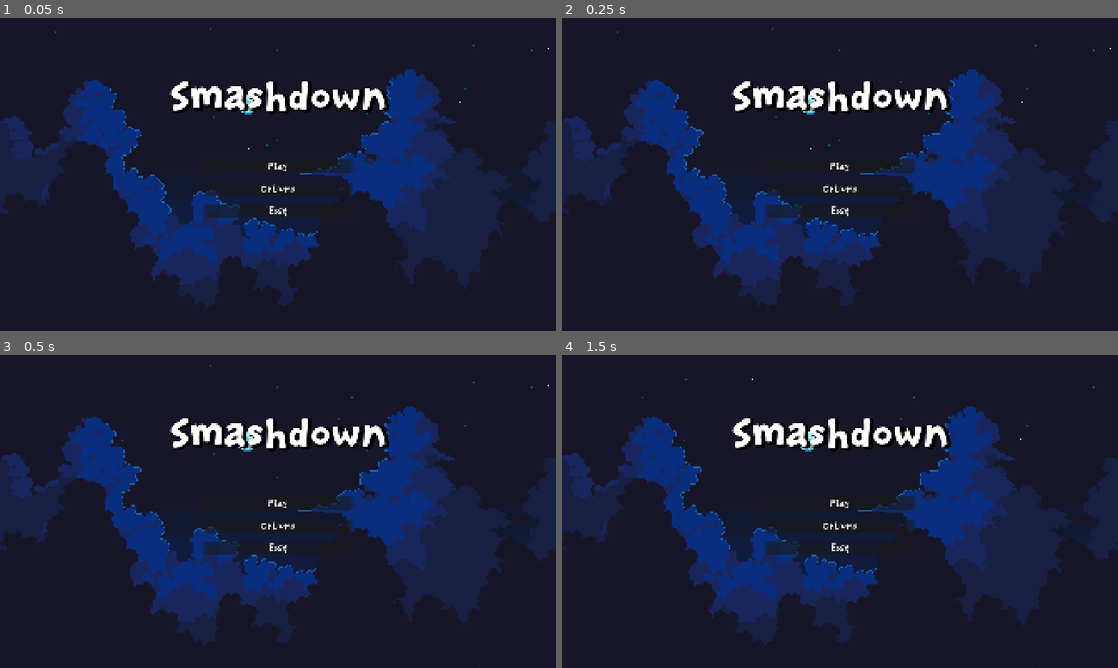
Above: before the commit, frames 1-4 (two rows, left to right).
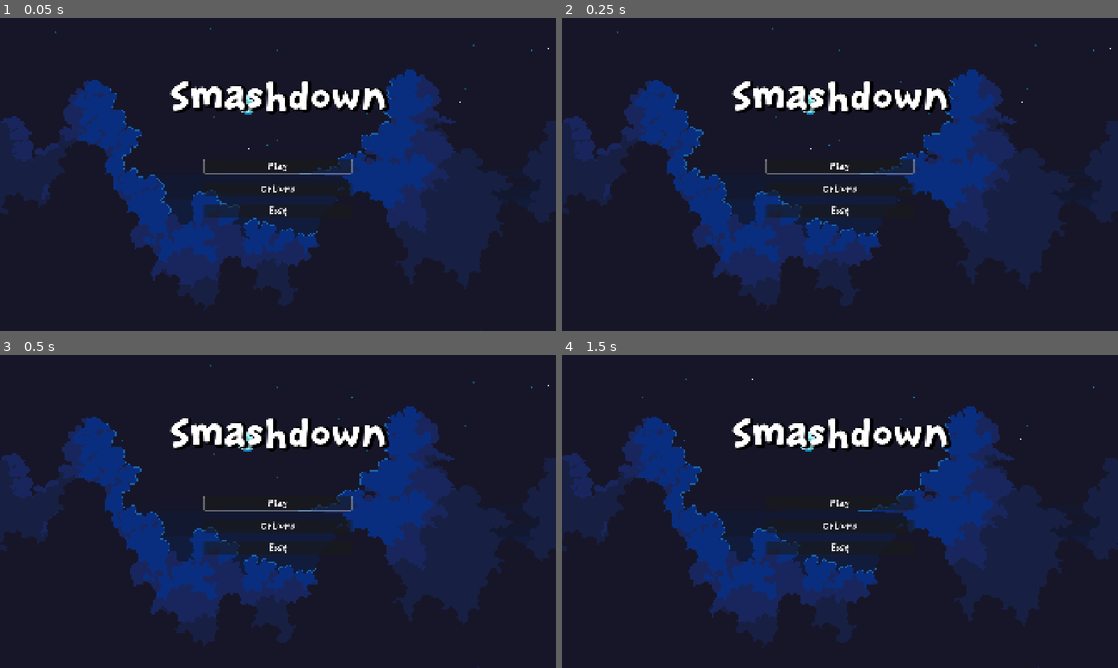
Above: after the commit, the same moments.

Repository: BoppleOpple/beat-the-clock
Game: Godot game, scene res://ui/main_menu/main_menu.tscn
The game is run twice, just before and just after one commit, with the same random seed, the same clock (stepped at 60 frames per second) and the same inputs.
Inputs:
- Up to frame 1 (0.05 s): no input
- Up to frame 2 (0.25 s): no input
- Up to frame 3 (0.5 s): no input
- Up to frame 4 (1.5 s): click "Options" at 0.5 s; click "Back" at 1.25 s

The runs differ from the first frame. In frame 1, 0.1% of the frame differs, in the area x 36-64%, y 45-50%; in frame 2, 0.1%; in frame 3, 0.1%; in frame 4, nothing differs.

Commit message:
Added Controller Support TM
Controller Works for Player Controls
- Menus a little borked, but next push should resolve.

Diff:
--- a/player/player.gd
+++ b/player/player.gd
@@ -32,6 +32,8 @@
 
 const PARRY_PARTICLE_DISTANCE: float = 25
 
+const JOYSTICK_DEADZONE: float = 0.2
+
 ###########
 # GLOBALS #
 ###########
@@ -40,6 +42,8 @@
 var is_slashable: bool = true
 var is_on_ground: bool = false
 var is_mid_jump: bool = false
+enum InputDevice { KEYBOARD_MOUSE, CONTROLLER }
+var current_device := InputDevice.KEYBOARD_MOUSE
 
 ###########
 # METHODS #
@@ -53,10 +57,8 @@
 func _physics_process(delta: float) -> void:
 	# get direction from input
 	var input_x: float = 0
-	if Input.is_action_pressed("gameplay_left"):
-		input_x -= 1
-	if Input.is_action_pressed("gameplay_right"):
-		input_x += 1
+	input_x = Input.get_axis("gameplay_left", "gameplay_right")
+
 
 	# scale the force based on current speed + direction (increase turnaround time)
 	var input_dir: float = sign(input_x)
@@ -125,18 +127,18 @@
 
 func _perform_dash() -> void:
 	self.linear_velocity = Vector2()
-	self.set_axis_velocity(get_mouse_direction() * DASH_VELOCITY_SCALE)
+	self.set_axis_velocity(get_aim_direction() * DASH_VELOCITY_SCALE)
 
 func _throw_grenade() -> void:
 	var pos: Vector2 = $GrenadeAnchor.global_position
-	var vel: Vector2 = get_mouse_direction() * GRENADE_VELOCITY_SCALE
+	var vel: Vector2 = get_aim_direction() * GRENADE_VELOCITY_SCALE
 
 	vel += self.linear_velocity
 
 	emit_signal("throw_grenade", pos, vel)
 
 func _slash() -> void:
-	var sword_rotation = get_mouse_direction().angle() - self.rotation
+	var sword_rotation = get_aim_direction().angle() - self.rotation
 
 	$SwordAnchor.position = Vector2.from_angle(sword_rotation) * SWORD_POMMEL_DISTANCE
 	$SwordAnchor.rotation = sword_rotation
@@ -163,8 +165,20 @@
 		$ParryParticles.rotation = parry_rotation
 		$ParryParticles.emitting = true
 
-func get_mouse_direction() -> Vector2:
-	return (get_global_mouse_position() - self.position).normalized()
+func get_aim_direction() -> Vector2:
+	if current_device == InputDevice.CONTROLLER:
+		Input.mouse_mode = Input.MOUSE_MODE_HIDDEN
+		var vector = Input.get_vector("gameplay_aim_left", "gameplay_aim_right", "gameplay_aim_up", "gameplay_aim_down")
+		if vector.length() > JOYSTICK_DEADZONE:
+			return vector.normalized()
+		else:
+			vector = Input.get_vector("gameplay_left", "gameplay_right", "gameplay_up", "gameplay_down")
+			if vector.length() > JOYSTICK_DEADZONE:
+				return vector.normalized()
+			return Vector2.ZERO
+	else:
+		Input.mouse_mode = Input.MOUSE_MODE_VISIBLE
+		return (get_global_mouse_position() - self.position).normalized()
 
 func _handle_mod_timer(time: float) -> void:
 	var label = Label.new()
@@ -193,6 +207,11 @@
 	opacity_tween.tween_property(label, "modulate:a", 0.0, 1.0)
 	opacity_tween.tween_callback(label.queue_free)
 
+func _input(event: InputEvent) -> void:
+	if event is InputEventMouseMotion or event is InputEventMouseButton:
+		current_device = InputDevice.KEYBOARD_MOUSE
+	elif event is InputEventJoypadMotion or event is InputEventJoypadButton:
+		current_device = InputDevice.CONTROLLER
 
 ####################
 # INCOMING SIGNALS #
--- a/project.godot
+++ b/project.godot
@@ -32,6 +32,63 @@
 
 [input]
 
+ui_accept={
+"deadzone": 0.5,
+"events": [Object(InputEventKey,"resource_local_to_scene":false,"resource_name":"","device":16,"window_id":0,"alt_pressed":false,"shift_pressed":false,"ctrl_pressed":false,"meta_pressed":false,"pressed":false,"keycode":4194309,"physical_keycode":0,"key_label":0,"unicode":0,"location":0,"echo":false,"script":null)
+, Object(InputEventKey,"resource_local_to_scene":false,"resource_name":"","device":16,"window_id":0,"alt_pressed":false,"shift_pressed":false,"ctrl_pressed":false,"meta_pressed":false,"pressed":false,"keycode":4194310,"physical_keycode":0,"key_label":0,"unicode":0,"location":0,"echo":false,"script":null)
+, Object(InputEventKey,"resource_local_to_scene":false,"resource_name":"","device":16,"window_id":0,"alt_pressed":false,"shift_pressed":false,"ctrl_pressed":false,"meta_pressed":false,"pressed":false,"keycode":32,"physical_keycode":0,"key_label":0,"unicode":32,"location":0,"echo":false,"script":null)
+, Object(InputEventJoypadButton,"resource_local_to_scene":false,"resource_name":"","device":-1,"button_index":0,"pressure":0.0,"pressed":true,"script":null)
+]
+}
+ui_select={
+"deadzone": 0.5,
+"events": [Object(InputEventJoypadButton,"resource_local_to_scene":false,"resource_name":"","device":-1,"button_index":3,"pressure":0.0,"pressed":true,"script":null)
+, Object(InputEventKey,"resource_local_to_scene":false,"resource_name":"","device":16,"window_id":0,"alt_pressed":false,"shift_pressed":false,"ctrl_pressed":false,"meta_pressed":false,"pressed":false,"keycode":32,"physical_keycode":0,"key_label":0,"unicode":32,"location":0,"echo":false,"script":null)
+]
+}
+ui_cancel={
+"deadzone": 0.5,
+"events": [Object(InputEventJoypadButton,"resource_local_to_scene":false,"resource_name":"","device":-1,"button_index":1,"pressure":0.0,"pressed":true,"script":null)
+]
+}
+ui_close_dialog={
+"deadzone": 0.5,
+"events": [Object(InputEventKey,"resource_local_to_scene":false,"resource_name":"","device":16,"window_id":0,"alt_pressed":false,"shift_pressed":false,"ctrl_pressed":false,"meta_pressed":false,"pressed":false,"keycode":4194305,"physical_keycode":0,"key_label":0,"unicode":0,"location":0,"echo":false,"script":null)
+, Object(InputEventJoypadButton,"resource_local_to_scene":false,"resource_name":"","device":-1,"button_index":6,"pressure":0.0,"pressed":true,"script":null)
+]
+}
+ui_left={
+"deadzone": 0.5,
+"events": [Object(InputEventKey,"resource_local_to_scene":false,"resource_name":"","device":16,"window_id":0,"alt_pressed":false,"shift_pressed":false,"ctrl_pressed":false,"meta_pressed":false,"pressed":false,"keycode":4194319,"physical_keycode":0,"key_label":0,"unicode":0,"location":0,"echo":false,"script":null)
+, Object(InputEventJoypadButton,"resource_local_to_scene":false,"resource_name":"","device":-1,"button_index":13,"pressure":0.0,"pressed":false,"script":null)
+, Object(InputEventJoypadMotion,"resource_local_to_scene":false,"resource_name":"","device":-1,"axis":0,"axis_value":-1.0,"script":null)
+, Object(InputEventKey,"resource_local_to_scene":false,"resource_name":"","device":-1,"window_id":0,"alt_pressed":false,"shift_pressed":false,"ctrl_pressed":false,"meta_pressed":false,"pressed":false,"keycode":0,"physical_keycode":65,"key_label":0,"unicode":97,"location":0,"echo":false,"script":null)
+]
+}
+ui_right={
+"deadzone": 0.5,
+"events": [Object(InputEventKey,"resource_local_to_scene":false,"resource_name":"","device":16,"window_id":0,"alt_pressed":false,"shift_pressed":false,"ctrl_pressed":false,"meta_pressed":false,"pressed":false,"keycode":4194321,"physical_keycode":0,"key_label":0,"unicode":0,"location":0,"echo":false,"script":null)
+, Object(InputEventJoypadButton,"resource_local_to_scene":false,"resource_name":"","device":-1,"button_index":14,"pressure":0.0,"pressed":false,"script":null)
+, Object(InputEventJoypadMotion,"resource_local_to_scene":false,"resource_name":"","device":-1,"axis":0,"axis_value":1.0,"script":null)
+, Object(InputEventKey,"resource_local_to_scene":false,"resource_name":"","device":-1,"window_id":0,"alt_pressed":false,"shift_pressed":false,"ctrl_pressed":false,"meta_pressed":false,"pressed":false,"keycode":0,"physical_keycode":68,"key_label":0,"unicode":100,"location":0,"echo":false,"script":null)
+]
+}
+ui_up={
+"deadzone": 0.5,
+"events": [Object(InputEventKey,"resource_local_to_scene":false,"resource_name":"","device":16,"window_id":0,"alt_pressed":false,"shift_pressed":false,"ctrl_pressed":false,"meta_pressed":false,"pressed":false,"keycode":4194320,"physical_keycode":0,"key_label":0,"unicode":0,"location":0,"echo":false,"script":null)
+, Object(InputEventJoypadButton,"resource_local_to_scene":false,"resource_name":"","device":-1,"button_index":11,"pressure":0.0,"pressed":false,"script":null)
+, Object(InputEventJoypadMotion,"resource_local_to_scene":false,"resource_name":"","device":-1,"axis":1,"axis_value":-1.0,"script":null)
+, Object(InputEventKey,"resource_local_to_scene":false,"resource_name":"","device":-1,"window_id":0,"alt_pressed":false,"shift_pressed":false,"ctrl_pressed":false,"meta_pressed":false,"pressed":false,"keycode":0,"physical_keycode":87,"key_label":0,"unicode":119,"location":0,"echo":false,"script":null)
+]
+}
+ui_down={
+"deadzone": 0.5,
+"events": [Object(InputEventKey,"resource_local_to_scene":false,"resource_name":"","device":16,"window_id":0,"alt_pressed":false,"shift_pressed":false,"ctrl_pressed":false,"meta_pressed":false,"pressed":false,"keycode":4194322,"physical_keycode":0,"key_label":0,"unicode":0,"location":0,"echo":false,"script":null)
+, Object(InputEventJoypadButton,"resource_local_to_scene":false,"resource_name":"","device":-1,"button_index":12,"pressure":0.0,"pressed":false,"script":null)
+, Object(InputEventJoypadMotion,"resource_local_to_scene":false,"resource_name":"","device":-1,"axis":1,"axis_value":1.0,"script":null)
+, Object(InputEventKey,"resource_local_to_scene":false,"resource_name":"","device":-1,"window_id":0,"alt_pressed":false,"shift_pressed":false,"ctrl_pressed":false,"meta_pressed":false,"pressed":false,"keycode":0,"physical_keycode":83,"key_label":0,"unicode":115,"location":0,"echo":false,"script":null)
+]
+}
 gameplay_left={
 "deadzone": 0.2,
 "events": [Object(InputEventKey,"resource_local_to_scene":false,"resource_name":"","device":-1,"window_id":0,"alt_press …(191 unchanged characters)…
@@ -86,10 +143,24 @@
 , Object(InputEventJoypadMotion,"resource_local_to_scene":false,"resource_name":"","device":-1,"axis":4,"axis_value":1.0,"script":null)
 ]
 }
-ui_pause={
+gameplay_aim_left={
 "deadzone": 0.2,
-"events": [Object(InputEventKey,"resource_local_to_scene":false,"resource_name":"","device":-1,"window_id":0,"alt_pressed":false,"shift_pressed":false,"ctrl_pressed":false,"meta_pressed":false,"pressed":false,"keycode":0,"physical_keycode":4194305,"key_label":0,"unicode":0,"location":0,"echo":false,"script":null)
-, Object(InputEventJoypadButton,"resource_local_to_scene":false,"resource_name":"","device":-1,"button_index":6,"pressure":0.0,"pressed":true,"script":null)
+"events": [Object(InputEventJoypadMotion,"resource_local_to_scene":false,"resource_name":"","device":-1,"axis":2,"axis_value":-1.0,"script":null)
+]
+}
+gameplay_aim_right={
+"deadzone": 0.2,
+"events": [Object(InputEventJoypadMotion,"resource_local_to_scene":false,"resource_name":"","device":-1,"axis":2,"axis_value":1.0,"script":null)
+]
+}
+gameplay_aim_up={
+"deadzone": 0.2,
+"events": [Object(InputEventJoypadMotion,"resource_local_to_scene":false,"resource_name":"","device":-1,"axis":3,"axis_value":-1.0,"script":null)
+]
+}
+gameplay_aim_down={
+"deadzone": 0.2,
+"events": [Object(InputEventJoypadMotion,"resource_local_to_scene":false,"resource_name":"","device":-1,"axis":3,"axis_value":1.0,"script":null)
 ]
 }
 
--- a/ui/main_menu/main_menu.gd
+++ b/ui/main_menu/main_menu.gd
@@ -6,7 +6,7 @@
 
 # Called when the node enters the scene tree for the first time.
 func _ready() -> void:
-	pass
+	$UI/MenuButtons/Play.grab_focus()
 
 
 # Called every frame. 'delta' is the elapsed time since the previous frame.
@@ -20,6 +20,7 @@
 
 func _on_options_pressed() -> void:
 	$UI/Options.show()
+	$"UI/Options/Margin/HSplitContainer/Left Column/Display".grab_focus()
 
 func _on_exit_pressed() -> void:
 	get_tree().quit()
--- a/ui/pause/pause.gd
+++ b/ui/pause/pause.gd
@@ -10,7 +10,7 @@
 
 # Called every frame. 'delta' is the elapsed time since the previous frame.
 func _process(delta: float) -> void:
-	if Input.is_action_just_pressed("ui_pause"):
+	if Input.is_action_just_pressed("ui_close_dialog"):
 		$Popup.visible = not $Popup.visible
 		get_tree().paused = $Popup.visible
 		if $Popup/Options.visible:
@@ -20,8 +20,8 @@
 
 
 func _on_back_pressed() -> void:
+	get_tree().paused = false
 	$Popup.visible = false
-	get_tree().paused = false
 
 
 func _on_options_pressed() -> void:
@@ -35,4 +35,5 @@
 
 
 func _on_main_menu_pressed() -> void:
+	get_tree().paused = false
 	get_tree().change_scene_to_file("res://ui/main_menu/main_menu.tscn")
